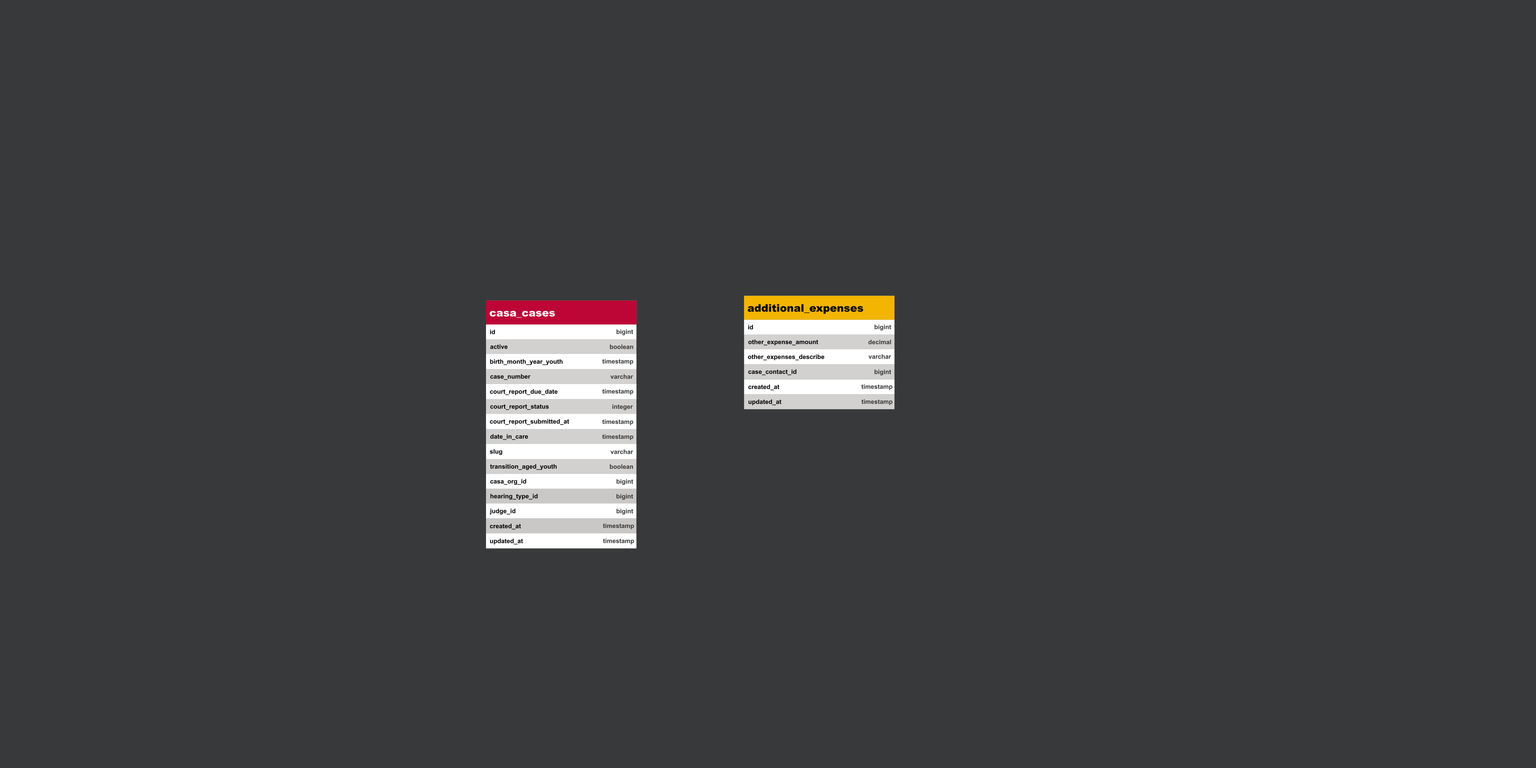
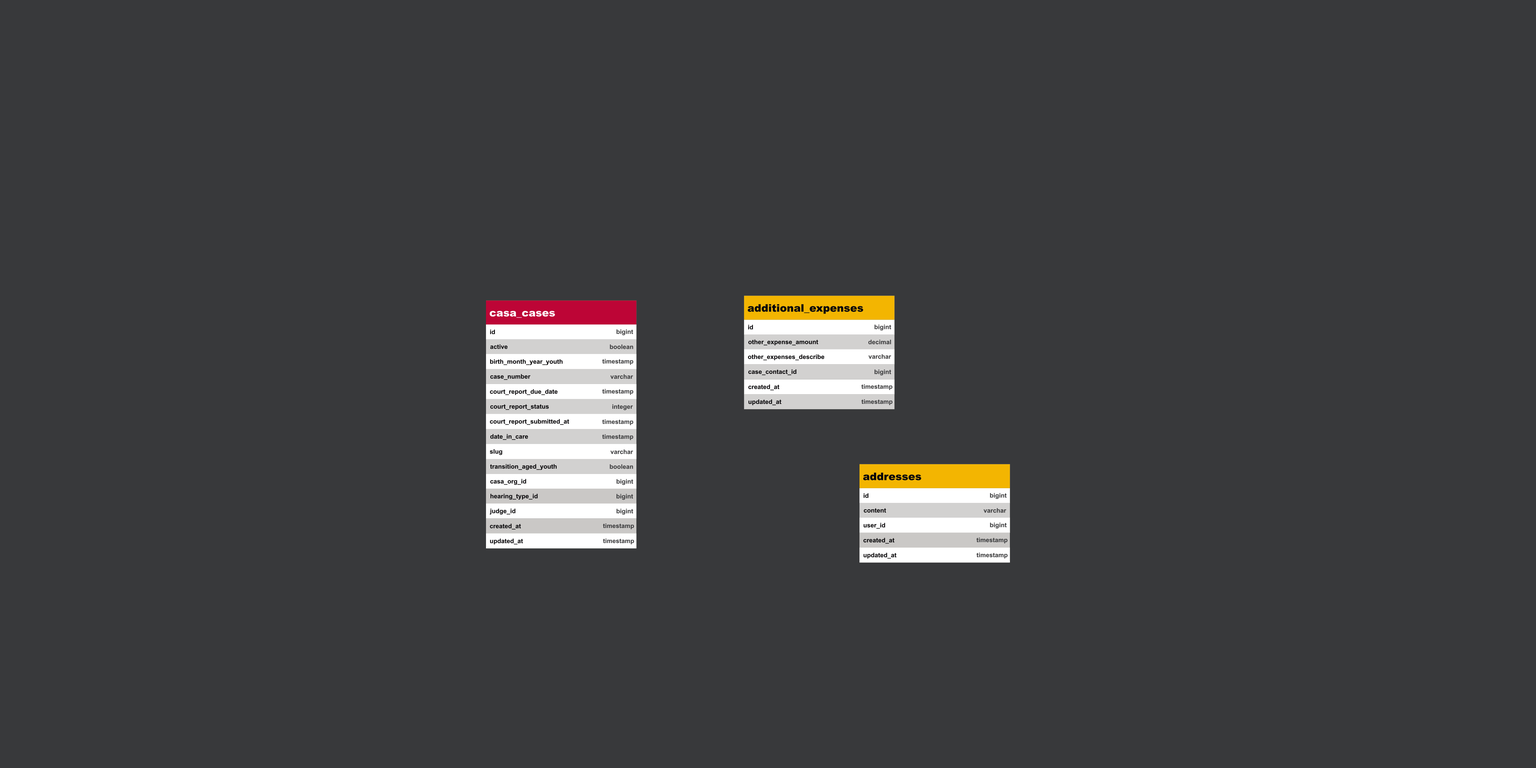
Two versions of the same layered image (1536x768). Layer-by-layer changes:
pixels changed over [859, 463, 1011, 563] (layer not identified)
